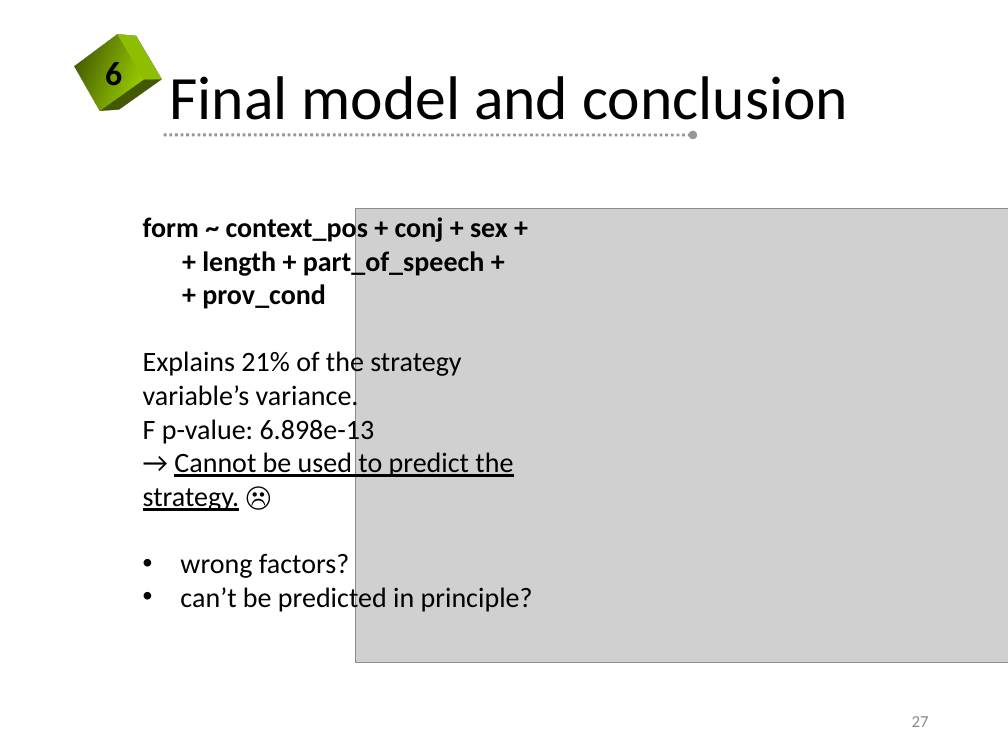
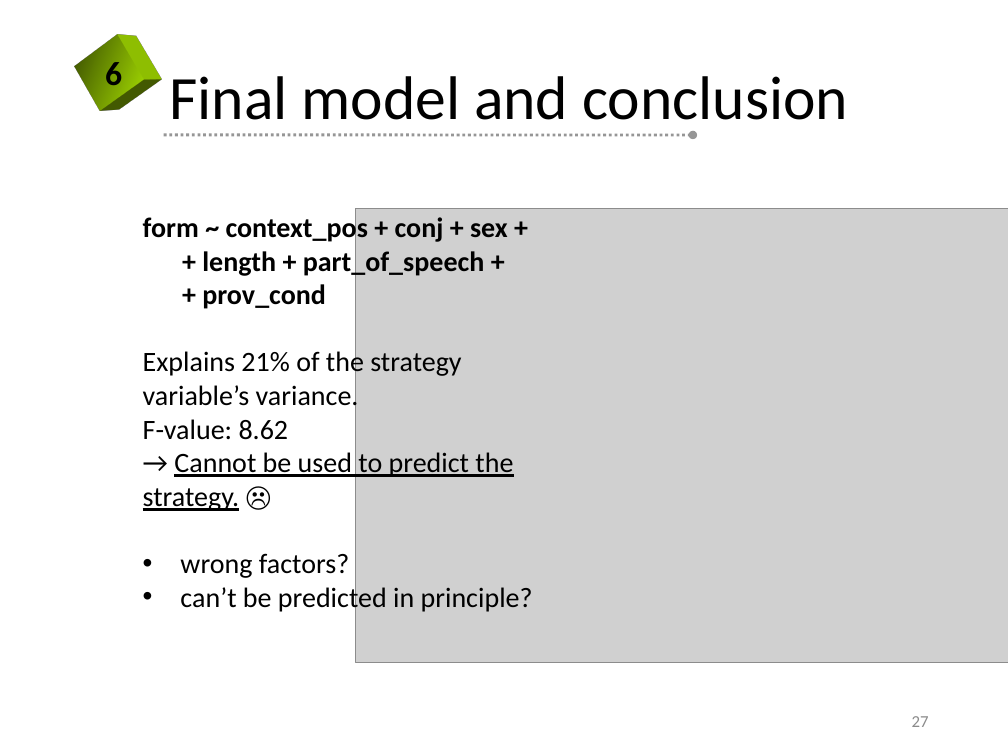
Before and after one commit to kateabr/r_project_data, a slide deck: slide 27 of slides.pptx. Drawn at 1008x756 pixels with LibreOffice and Linux fonts; fonts in the diff are those of the drawing; grey boxes stand for pictures; background and template pictures are left out. Boxes give left, top, right and bottom in pixels: in the first picture for what was removed or moved away, otherwise in the second. Text is boxed around its words. In the diff, an @@ line names an element or a change of style, - is before the commit and + after.

Commit message:
updated slides

```diff
--- a/slides.pptx
+++ b/slides.pptx
@@ text at box(143, 419, 289, 440): text changed @@
-F p-value: 6.898e-13
+F-value: 8.62
```
